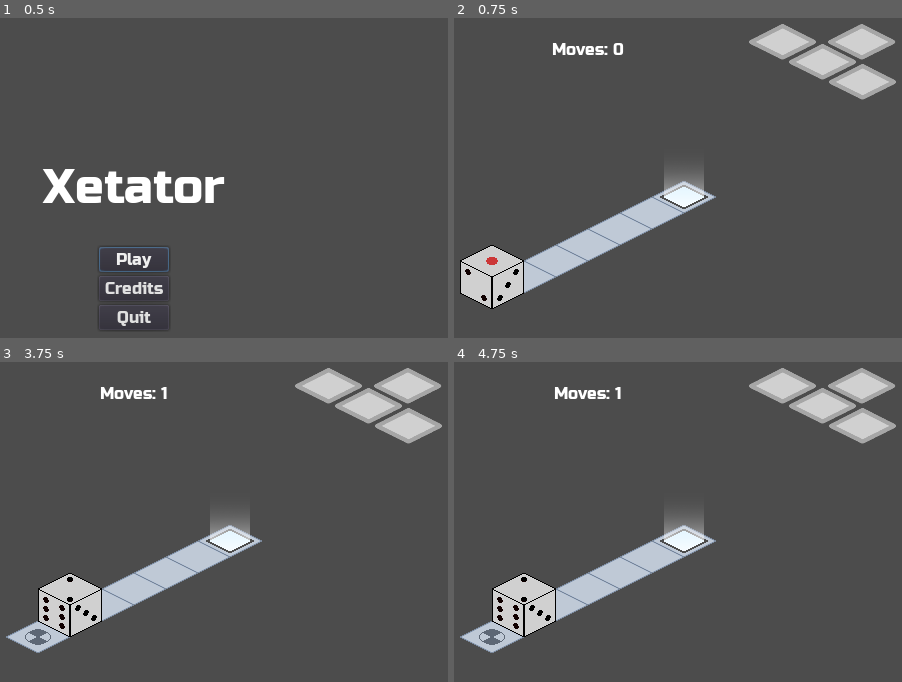
Above: before the commit, frames 1-4 (two rows, left to right).
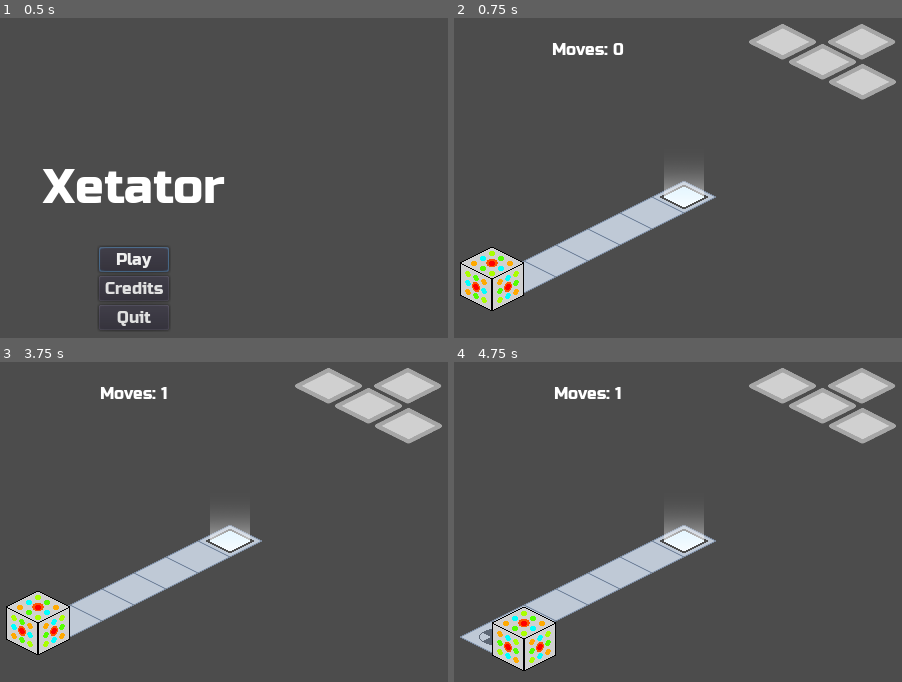
Above: after the commit, the same moments.

Repository: kdreese/gmtk-2022
Game: Godot game, scene res://src/states/Menu.tscn
Two runs of this game, one before a commit and one after it. Both use one fixed random seed, a clock stepped at 60 frames per second and the inputs below.
Inputs:
- Up to frame 1 (0.5 s): no input
- Up to frame 2 (0.75 s): click "Play" at 0.5 s
- Up to frame 3 (3.75 s): tap Enter at 1.25, 2.75 s; hold D (move_right) 1.28-2.03 s; tap Space at 2, 3.5 s; hold S (move_back) 2.03-2.78 s; hold D (move_right) 2.78-3.53 s; hold W (move_forward) from 3.53 s (still down)
- Up to frame 4 (4.75 s): release W (move_forward) at 4.28 s; hold A (move_left) from 4.28 s (still down)

Frame 1 is identical in both runs. In frame 2, 1.0% of the frame differs, in the area x 1-16%, y 70-92%; in frame 3, 2.5%; in frame 4, 2.9%, in the area x 8-23%, y 65-97%.

Commit message:
Added animations initial commit.

Diff:
--- a/src/objects/Player.gd
+++ b/src/objects/Player.gd
@@ -25,7 +25,7 @@
 	backside_face = FaceState.FACE_4
 	back_face = FaceState.FACE_5
 	bottom_face = FaceState.FACE_6_1
-	set_anim()
+	set_anim("idle")
 
 
 func _physics_process(_delta: float) -> void:
@@ -34,15 +34,13 @@
 			rotate_x()
 	elif Input.is_action_just_pressed("move_back"):
 		if move(Vector2(0, 1)):
-			for _i in range(3):
-				rotate_x()
+			rotate_neg_x()
 	elif Input.is_action_just_pressed("move_right"):
 		if move(Vector2(1, 0)):
 			rotate_z()
 	elif Input.is_action_just_pressed("move_left"):
 		if move(Vector2(-1, 0)):
-			for _i in range(3):
-				rotate_z()
+			rotate_neg_z()
 
 func get_top_face_value() -> int:
 	if top_face == FaceState.FACE_1:
@@ -67,11 +65,11 @@
 		print("Invalid face... how?")
 		return 0
 
+
 # Move the die one space
 func move(offset: Vector2) -> bool:
 	var new_coords := grid_coords + offset
 	if is_movable(new_coords):
-		position = tile_map.map_to_world(new_coords)
 		grid_coords = new_coords
 		emit_signal("player_moved")
 		return true
@@ -117,9 +115,25 @@
 	bottom_face = back_face
 	back_face = temp
 	# Set the animation
-	set_anim()
+	set_anim("rotate_x")
 
 
+# Rotate the die counter-clockwise about the X axis, which is normal to the side face.
+func rotate_neg_x() -> void:
+	# The side and backside faces are rotated.
+	side_face = rotated_face(side_face)
+	backside_face = rotated_face(backside_face)
+	# The rest of the faces fall into a cycle
+	var temp: int = top_face
+	top_face = back_face
+	back_face = bottom_face
+	bottom_face = front_face
+	front_face = temp
+	# Set the animation
+	set_anim("rotate_neg_x")
+
+
+# TODO: re-write. As of now this is deprecated.
 # Rotate the die clockwise about the Y axis, which is normal to the top face.
 func rotate_y() -> void:
 	# The top and bottom faces are rotated.
@@ -131,7 +145,7 @@
 	side_face = rotated_face(back_face)
 	back_face = rotated_face(backside_face)
 	backside_face = rotated_face(temp)
-	set_anim()
+	set_anim("idle")
 
 
 # Rotate the die clockwise about the Z axis, which is normal to the front face.
@@ -146,35 +160,34 @@
 	bottom_face = side_face
 	side_face = temp
 	# Set the animations.
-	set_anim()
+	set_anim("rotate_z")
 
 
-# Set the animation to match the current orienation.
-func set_anim() -> void:
-	set_face_anim($FrontFace, front_face)
-	set_face_anim($SideFace, side_face)
-	set_face_anim($TopFace, top_face)
+# Rotate the die counter-clockwise about the Z axis, which is normal to the front face.
+func rotate_neg_z() -> void:
+	# The front and back faces are rotated.
+	front_face = rotated_face(front_face)
+	back_face = rotated_face(back_face)
+	# The rest of the faces fall into a cycle.
+	var temp: int = backside_face
+	top_face = side_face
+	side_face = bottom_face
+	bottom_face = backside_face
+	backside_face = temp
+	# Set the animations.
+	set_anim("rotate_neg_z")
 
 
-# Set the animation state for a single face.
-func set_face_anim(face: AnimatedSprite, state: int) -> void:
-	if state == FaceState.FACE_1:
-		face.play("1")
-	elif state == FaceState.FACE_2_1:
-		face.play("2_1")
-	elif state == FaceState.FACE_2_2:
-		face.play("2_2")
-	elif state == FaceState.FACE_3_1:
-		face.play("3_1")
-	elif state == FaceState.FACE_3_2:
-		face.play("3_2")
-	elif state == FaceState.FACE_4:
-		face.play("4")
-	elif state == FaceState.FACE_5:
-		face.play("5")
-	elif state == FaceState.FACE_6_1:
-		face.play("6_1")
-	elif state == FaceState.FACE_6_2:
-		face.play("6_2")
-	else:
-		print("Invalid state (%d) passed to setAnim()." % state)
+func set_anim(animation: String) -> void:
+	$FrontFace.play(animation)
+	$SideFace.play(animation)
+	$TopFace.play(animation)
+	$ExtraFace.play(animation)
+
+
+func _on_animation_finished() -> void:
+	$FrontFace.play("idle")
+	$TopFace.play("idle")
+	$SideFace.play("idle")
+	$ExtraFace.play("idle")
+	position = tile_map.map_to_world(grid_coords)
--- a/src/objects/Player.tscn
+++ b/src/objects/Player.tscn
@@ -1,175 +1,189 @@
-[gd_scene load_steps=33 format=2]
+[gd_scene load_steps=80 format=2]
 
 [ext_resource path="res://src/objects/Player.gd" type="Script" id=1]
-[ext_resource path="res://assets/player/top_face_2_2.png" type="Texture" id=2]
-[ext_resource path="res://assets/player/front_face_3_2.png" type="Texture" id=3]
-[ext_resource path="res://assets/player/side_face_3_1.png" type="Texture" id=4]
-[ext_resource path="res://assets/player/front_face_2_1.png" type="Texture" id=5]
-[ext_resource path="res://assets/player/front_face_4.png" type="Texture" id=6]
-[ext_resource path="res://assets/player/front_face_6_1.png" type="Texture" id=7]
-[ext_resource path="res://assets/player/top_face_2_1.png" type="Texture" id=8]
-[ext_resource path="res://assets/player/top_face_1.png" type="Texture" id=9]
-[ext_resource path="res://assets/player/side_face_2_1.png" type="Texture" id=10]
-[ext_resource path="res://assets/player/side_face_6_1.png" type="Texture" id=11]
-[ext_resource path="res://assets/player/top_face_6_2.png" type="Texture" id=12]
-[ext_resource path="res://assets/player/side_face_4.png" type="Texture" id=13]
-[ext_resource path="res://assets/player/top_face_4.png" type="Texture" id=14]
-[ext_resource path="res://assets/player/side_face_2_2.png" type="Texture" id=15]
-[ext_resource path="res://assets/player/top_face_6_1.png" type="Texture" id=16]
-[ext_resource path="res://assets/player/side_face_3_2.png" type="Texture" id=17]
-[ext_resource path="res://assets/player/front_face_1.png" type="Texture" id=18]
-[ext_resource path="res://assets/player/side_face_5.png" type="Texture" id=19]
-[ext_resource path="res://assets/player/front_face_5.png" type="Texture" id=20]
-[ext_resource path="res://assets/player/top_face_5.png" type="Texture" id=21]
-[ext_resource path="res://assets/player/side_face_6_2.png" type="Texture" id=22]
-[ext_resource path="res://assets/player/top_face_3_1.png" type="Texture" id=23]
-[ext_resource path="res://assets/player/top_face_3_2.png" type="Texture" id=24]
-[ext_resource path="res://assets/player/front_face_3_1.png" type="Texture" id=25]
-[ext_resource path="res://assets/player/front_face_6_2.png" type="Texture" id=26]
-[ext_resource path="res://assets/player/side_face_1.png" type="Texture" id=27]
-[ext_resource path="res://assets/player/front_face_2_2.png" type="Texture" id=28]
+[ext_resource path="res://assets/player/animations/rotate_neg_z/side_3.png" type="Texture" id=2]
+[ext_resource path="res://assets/player/animations/rotate_x/front_1.png" type="Texture" id=3]
+[ext_resource path="res://assets/player/animations/rotate_x/side_1.png" type="Texture" id=4]
+[ext_resource path="res://assets/player/animations/rotate_z/front_2.png" type="Texture" id=5]
+[ext_resource path="res://assets/player/animations/rotate_z/front_3.png" type="Texture" id=6]
+[ext_resource path="res://assets/player/animations/rotate_neg_x/front_1.png" type="Texture" id=7]
+[ext_resource path="res://assets/player/animations/rotate_x/side_3.png" type="Texture" id=8]
+[ext_resource path="res://assets/player/animations/rotate_neg_x/side_1.png" type="Texture" id=9]
+[ext_resource path="res://assets/player/animations/rotate_neg_z/side_1.png" type="Texture" id=10]
+[ext_resource path="res://assets/player/animations/rotate_x/top_1.png" type="Texture" id=11]
+[ext_resource path="res://assets/player/animations/rotate_neg_x/top_1.png" type="Texture" id=12]
+[ext_resource path="res://assets/player/animations/rotate_x/extra_4.png" type="Texture" id=13]
+[ext_resource path="res://assets/player/animations/rotate_x/extra_5.png" type="Texture" id=14]
+[ext_resource path="res://assets/player/animations/rotate_neg_x/extra_4.png" type="Texture" id=15]
+[ext_resource path="res://assets/player/animations/rotate_neg_x/extra_5.png" type="Texture" id=16]
+[ext_resource path="res://assets/player/animations/rotate_neg_x/extra_6.png" type="Texture" id=17]
+[ext_resource path="res://assets/player/animations/rotate_neg_x/front_2.png" type="Texture" id=18]
+[ext_resource path="res://assets/player/animations/rotate_x/side_2.png" type="Texture" id=19]
+[ext_resource path="res://assets/player/animations/rotate_z/front_1.png" type="Texture" id=20]
+[ext_resource path="res://assets/player/animations/rotate_z/extra_4.png" type="Texture" id=21]
+[ext_resource path="res://assets/player/animations/rotate_x/top_2.png" type="Texture" id=22]
+[ext_resource path="res://assets/player/animations/rotate_neg_x/side_2.png" type="Texture" id=23]
+[ext_resource path="res://assets/player/animations/rotate_neg_x/side_3.png" type="Texture" id=24]
+[ext_resource path="res://assets/player/animations/rotate_x/front_6.png" type="Texture" id=25]
+[ext_resource path="res://assets/player/animations/rotate_neg_x/front_4.png" type="Texture" id=26]
+[ext_resource path="res://assets/player/animations/rotate_neg_x/side_4.png" type="Texture" id=27]
+[ext_resource path="res://assets/player/animations/rotate_x/front_2.png" type="Texture" id=28]
+[ext_resource path="res://assets/player/animations/rotate_neg_z/front_2.png" type="Texture" id=29]
+[ext_resource path="res://assets/player/animations/rotate_neg_x/front_3.png" type="Texture" id=30]
+[ext_resource path="res://assets/player/animations/blank.png" type="Texture" id=31]
+[ext_resource path="res://assets/player/animations/rotate_neg_z/front_3.png" type="Texture" id=32]
+[ext_resource path="res://assets/player/animations/rotate_z/front_6.png" type="Texture" id=33]
+[ext_resource path="res://assets/player/animations/rotate_neg_x/front_5.png" type="Texture" id=34]
+[ext_resource path="res://assets/player/animations/rotate_x/front_3.png" type="Texture" id=35]
+[ext_resource path="res://assets/player/animations/rotate_x/front_4.png" type="Texture" id=36]
+[ext_resource path="res://assets/player/animations/rotate_x/front_5.png" type="Texture" id=37]
+[ext_resource path="res://assets/player/animations/rotate_z/front_5.png" type="Texture" id=38]
+[ext_resource path="res://assets/player/animations/rotate_z/front_4.png" type="Texture" id=39]
+[ext_resource path="res://assets/player/animations/rotate_neg_x/front_6.png" type="Texture" id=40]
+[ext_resource path="res://assets/player/animations/rotate_neg_z/front_1.png" type="Texture" id=41]
+[ext_resource path="res://assets/player/animations/rotate_x/top_4.png" type="Texture" id=42]
+[ext_resource path="res://assets/player/animations/rotate_z/side_1.png" type="Texture" id=43]
+[ext_resource path="res://assets/player/animations/rotate_z/side_2.png" type="Texture" id=44]
+[ext_resource path="res://assets/player/animations/rotate_z/side_3.png" type="Texture" id=45]
+[ext_resource path="res://assets/player/animations/rotate_z/side_4.png" type="Texture" id=46]
+[ext_resource path="res://assets/player/animations/rotate_neg_x/top_2.png" type="Texture" id=47]
+[ext_resource path="res://assets/player/animations/rotate_x/top_3.png" type="Texture" id=48]
+[ext_resource path="res://assets/player/animations/rotate_neg_x/top_3.png" type="Texture" id=49]
+[ext_resource path="res://assets/player/animations/rotate_neg_z/extra_4.png" type="Texture" id=50]
+[ext_resource path="res://assets/player/animations/rotate_neg_z/side_4.png" type="Texture" id=51]
+[ext_resource path="res://assets/player/animations/rotate_neg_z/side_5.png" type="Texture" id=52]
+[ext_resource path="res://assets/player/animations/rotate_neg_z/side_6.png" type="Texture" id=53]
+[ext_resource path="res://assets/player/animations/rotate_x/top_6.png" type="Texture" id=54]
+[ext_resource path="res://assets/player/animations/rotate_neg_x/side_5.png" type="Texture" id=55]
+[ext_resource path="res://assets/player/animations/rotate_z/side_6.png" type="Texture" id=56]
+[ext_resource path="res://assets/player/animations/rotate_neg_x/side_6.png" type="Texture" id=57]
+[ext_resource path="res://assets/player/animations/rotate_z/side_5.png" type="Texture" id=58]
+[ext_resource path="res://assets/player/animations/rotate_neg_z/top_1.png" type="Texture" id=59]
+[ext_resource path="res://assets/player/animations/rotate_neg_z/top_6.png" type="Texture" id=60]
+[ext_resource path="res://assets/player/animations/rotate_neg_z/side_2.png" type="Texture" id=61]
+[ext_resource path="res://assets/player/animations/rotate_neg_z/extra_6.png" type="Texture" id=62]
+[ext_resource path="res://assets/player/animations/rotate_z/extra_5.png" type="Texture" id=63]
+[ext_resource path="res://assets/player/animations/rotate_z/top_1.png" type="Texture" id=64]
+[ext_resource path="res://assets/player/animations/rotate_neg_z/top_5.png" type="Texture" id=65]
+[ext_resource path="res://assets/player/animations/rotate_z/extra_6.png" type="Texture" id=66]
+[ext_resource path="res://assets/player/animations/rotate_neg_z/extra_5.png" type="Texture" id=67]
+[ext_resource path="res://assets/player/animations/rotate_z/top_2.png" type="Texture" id=68]
+[ext_resource path="res://assets/player/animations/rotate_neg_z/top_2.png" type="Texture" id=69]
+[ext_resource path="res://assets/player/animations/rotate_neg_z/top_3.png" type="Texture" id=70]
+[ext_resource path="res://assets/player/animations/rotate_z/top_3.png" type="Texture" id=71]
+[ext_resource path="res://assets/player/animations/rotate_neg_z/top_4.png" type="Texture" id=72]
+[ext_resource path="res://assets/player/animations/rotate_x/extra_6.png" type="Texture" id=73]
+[ext_resource path="res://assets/player/animations/rotate_x/top_5.png" type="Texture" id=74]
 
 [sub_resource type="SpriteFrames" id=1]
 animations = [ {
-"frames": [ ExtResource( 25 ) ],
-"loop": true,
-"name": "3_1",
-"speed": 5.0
-}, {
-"frames": [ ExtResource( 28 ) ],
-"loop": true,
-"name": "2_2",
-"speed": 5.0
-}, {
-"frames": [ ExtResource( 5 ) ],
-"loop": true,
-"name": "2_1",
-"speed": 5.0
-}, {
-"frames": [ ExtResource( 6 ) ],
-"loop": true,
-"name": "4",
-"speed": 5.0
-}, {
-"frames": [ ExtResource( 20 ) ],
-"loop": true,
-"name": "5",
-"speed": 5.0
-}, {
-"frames": [ ExtResource( 26 ) ],
-"loop": true,
-"name": "6_2",
+"frames": [ ExtResource( 7 ), ExtResource( 18 ), ExtResource( 30 ), ExtResource( 26 ), ExtResource( 34 ), ExtResource( 40 ) ],
+"loop": false,
+"name": "rotate_neg_x",
+"speed": 5.0
+}, {
+"frames": [ ExtResource( 41 ), ExtResource( 29 ), ExtResource( 32 ), null, null, null ],
+"loop": false,
+"name": "rotate_neg_z",
 "speed": 5.0
 }, {
 "frames": [ ExtResource( 3 ) ],
-"loop": true,
-"name": "3_2",
-"speed": 5.0
-}, {
-"frames": [ ExtResource( 18 ) ],
-"loop": true,
-"name": "1",
-"speed": 5.0
-}, {
-"frames": [ ExtResource( 7 ) ],
-"loop": true,
-"name": "6_1",
+"loop": false,
+"name": "idle",
+"speed": 0.0
+}, {
+"frames": [ ExtResource( 3 ), ExtResource( 28 ), ExtResource( 35 ), ExtResource( 36 ), ExtResource( 37 ), ExtResource( 25 ) ],
+"loop": false,
+"name": "rotate_x",
+"speed": 5.0
+}, {
+"frames": [ ExtResource( 20 ), ExtResource( 5 ), ExtResource( 6 ), ExtResource( 39 ), ExtResource( 38 ), ExtResource( 33 ) ],
+"loop": false,
+"name": "rotate_z",
 "speed": 5.0
 } ]
 
 [sub_resource type="SpriteFrames" id=2]
 animations = [ {
+"frames": [ ExtResource( 9 ), ExtResource( 23 ), ExtResource( 24 ), ExtResource( 27 ), ExtResource( 55 ), ExtResource( 57 ) ],
+"loop": false,
+"name": "rotate_neg_x",
+"speed": 5.0
+}, {
+"frames": [ ExtResource( 10 ), ExtResource( 61 ), ExtResource( 2 ), ExtResource( 51 ), ExtResource( 52 ), ExtResource( 53 ) ],
+"loop": false,
+"name": "rotate_neg_z",
+"speed": 5.0
+}, {
 "frames": [ ExtResource( 4 ) ],
-"loop": true,
-"name": "3_1",
-"speed": 5.0
-}, {
-"frames": [ ExtResource( 15 ) ],
-"loop": true,
-"name": "2_2",
-"speed": 5.0
-}, {
-"frames": [ ExtResource( 10 ) ],
-"loop": true,
-"name": "2_1",
-"speed": 5.0
-}, {
-"frames": [ ExtResource( 13 ) ],
-"loop": true,
-"name": "4",
-"speed": 5.0
-}, {
-"frames": [ ExtResource( 19 ) ],
-"loop": true,
-"name": "5",
-"speed": 5.0
-}, {
-"frames": [ ExtResource( 22 ) ],
-"loop": true,
-"name": "6_2",
-"speed": 5.0
-}, {
-"frames": [ ExtResource( 17 ) ],
-"loop": true,
-"name": "3_2",
-"speed": 5.0
-}, {
-"frames": [ ExtResource( 27 ) ],
-"loop": true,
-"name": "1",
+"loop": false,
+"name": "idle",
+"speed": 0.0
+}, {
+"frames": [ ExtResource( 4 ), ExtResource( 19 ), ExtResource( 8 ), ExtResource( 31 ) ],
+"loop": false,
+"name": "rotate_x",
+"speed": 5.0
+}, {
+"frames": [ ExtResource( 43 ), ExtResource( 44 ), ExtResource( 45 ), ExtResource( 46 ), ExtResource( 58 ), ExtResource( 56 ) ],
+"loop": false,
+"name": "rotate_z",
+"speed": 5.0
+} ]
+
+[sub_resource type="SpriteFrames" id=3]
+animations = [ {
+"frames": [ ExtResource( 12 ), ExtResource( 47 ), ExtResource( 49 ), null, null, null ],
+"loop": false,
+"name": "rotate_neg_x",
+"speed": 5.0
+}, {
+"frames": [ ExtResource( 59 ), ExtResource( 69 ), ExtResource( 70 ), ExtResource( 72 ), ExtResource( 65 ), ExtResource( 60 ) ],
+"loop": false,
+"name": "rotate_neg_z",
 "speed": 5.0
 }, {
 "frames": [ ExtResource( 11 ) ],
-"loop": true,
-"name": "6_1",
-"speed": 5.0
-} ]
-
-[sub_resource type="SpriteFrames" id=3]
-animations = [ {
-"frames": [ ExtResource( 23 ) ],
-"loop": true,
-"name": "3_1",
-"speed": 5.0
-}, {
-"frames": [ ExtResource( 2 ) ],
-"loop": true,
-"name": "2_2",
-"speed": 5.0
-}, {
-"frames": [ ExtResource( 8 ) ],
-"loop": true,
-"name": "2_1",
-"speed": 5.0
-}, {
-"frames": [ ExtResource( 14 ) ],
-"loop": true,
-"name": "4",
-"speed": 5.0
-}, {
-"frames": [ ExtResource( 21 ) ],
-"loop": true,
-"name": "5",
-"speed": 5.0
-}, {
-"frames": [ ExtResource( 12 ) ],
-"loop": true,
-"name": "6_2",
-"speed": 5.0
-}, {
-"frames": [ ExtResource( 24 ) ],
-"loop": true,
-"name": "3_2",
-"speed": 5.0
-}, {
-"frames": [ ExtResource( 9 ) ],
-"loop": true,
-"name": "1",
-"speed": 5.0
-}, {
-"frames": [ ExtResource( 16 ) ],
-"loop": true,
-"name": "6_1",
+"loop": false,
+"name": "idle",
+"speed": 0.0
+}, {
+"frames": [ ExtResource( 11 ), ExtResource( 22 ), ExtResource( 48 ), ExtResource( 42 ), ExtResource( 74 ), ExtResource( 54 ) ],
+"loop": false,
+"name": "rotate_x",
+"speed": 5.0
+}, {
+"frames": [ ExtResource( 64 ), ExtResource( 68 ), ExtResource( 71 ), null, null, null ],
+"loop": false,
+"name": "rotate_z",
+"speed": 5.0
+} ]
+
+[sub_resource type="SpriteFrames" id=5]
+animations = [ {
+"frames": [ null, null, null, ExtResource( 15 ), ExtResource( 16 ), ExtResource( 17 ) ],
+"loop": false,
+"name": "rotate_neg_x",
+"speed": 5.0
+}, {
+"frames": [ null, null, null, ExtResource( 50 ), ExtResource( 67 ), ExtResource( 62 ) ],
+"loop": false,
+"name": "rotate_neg_z",
+"speed": 5.0
+}, {
+"frames": [ null ],
+"loop": false,
+"name": "idle",
+"speed": 0.0
+}, {
+"frames": [ null, null, null, ExtResource( 13 ), ExtResource( 14 ), ExtResource( 73 ) ],
+"loop": false,
+"name": "rotate_x",
+"speed": 5.0
+}, {
+"frames": [ null, null, null, ExtResource( 21 ), ExtResource( 63 ), ExtResource( 66 ) ],
+"loop": false,
+"name": "rotate_z",
 "speed": 5.0
 } ]
 
@@ -183,17 +197,22 @@
 
 [node name="FrontFace" type="AnimatedSprite" parent="."]
 frames = SubResource( 1 )
-animation = "2_1"
+animation = "idle"
 
 [node name="SideFace" type="AnimatedSprite" parent="."]
 frames = SubResource( 2 )
-animation = "6_2"
+animation = "rotate_neg_z"
 
 [node name="TopFace" type="AnimatedSprite" parent="."]
 frames = SubResource( 3 )
-animation = "4"
-playing = true
+animation = "rotate_neg_z"
+
+[node name="ExtraFace" type="AnimatedSprite" parent="."]
+frames = SubResource( 5 )
+animation = "rotate_neg_z"
 
 [node name="CollisionShape2D" type="CollisionShape2D" parent="."]
 position = Vector2( 0, 17 )
 shape = SubResource( 4 )
+
+[connection signal="animation_finished" from="FrontFace" to="." method="_on_animation_finished"]
--- a/src/states/Menu.tscn
+++ b/src/states/Menu.tscn
@@ -14,9 +14,9 @@
 
 [node name="V" type="VBoxContainer" parent="."]
 margin_left = 229.0
-margin_top = 162.0
+margin_top = 154.0
 margin_right = 411.0
-margin_bottom = 318.0
+margin_bottom = 325.0
 custom_constants/separation = 32
 
 [node name="Title" type="Label" parent="V"]
@@ -26,27 +26,27 @@
 text = "Xetator"
 
 [node name="Buttons" type="VBoxContainer" parent="V"]
-margin_left = 62.0
+margin_left = 56.0
 margin_top = 88.0
-margin_right = 119.0
-margin_bottom = 156.0
+margin_right = 126.0
+margin_bottom = 171.0
 size_flags_horizontal = 4
 
 [node name="PlayButton" type="Button" parent="V/Buttons"]
-margin_right = 57.0
-margin_bottom = 20.0
+margin_right = 70.0
+margin_bottom = 25.0
 text = "Play"
 
 [node name="CreditsButton" type="Button" parent="V/Buttons"]
-margin_top = 24.0
-margin_right = 57.0
-margin_bottom = 44.0
+margin_top = 29.0
+margin_right = 70.0
+margin_bottom = 54.0
 text = "Credits"
 
 [node name="QuitButton" type="Button" parent="V/Buttons"]
-margin_top = 48.0
-margin_right = 57.0
-margin_bottom = 68.0
+margin_top = 58.0
+margin_right = 70.0
+margin_bottom = 83.0
 text = "Quit"
 
 [connection signal="pressed" from="V/Buttons/PlayButton" to="." method="_on_PlayButton_pressed"]
Binary file added: assets/player/animations/blank.png
Not shown, added: assets/player/animations/blank.png.import
Binary file added: assets/player/animations/rotate_neg_x/extra_4.png
Not shown, added: assets/player/animations/rotate_neg_x/extra_4.png.import
Binary file added: assets/player/animations/rotate_neg_x/extra_5.png
Not shown, added: assets/player/animations/rotate_neg_x/extra_5.png.import
Binary file added: assets/player/animations/rotate_neg_x/extra_6.png
Not shown, added: assets/player/animations/rotate_neg_x/extra_6.png.import
Binary file added: assets/player/animations/rotate_neg_x/front_1.png
Not shown, added: assets/player/animations/rotate_neg_x/front_1.png.import
Binary file added: assets/player/animations/rotate_neg_x/front_2.png
Not shown, added: assets/player/animations/rotate_neg_x/front_2.png.import
(and 134 more such lines)
